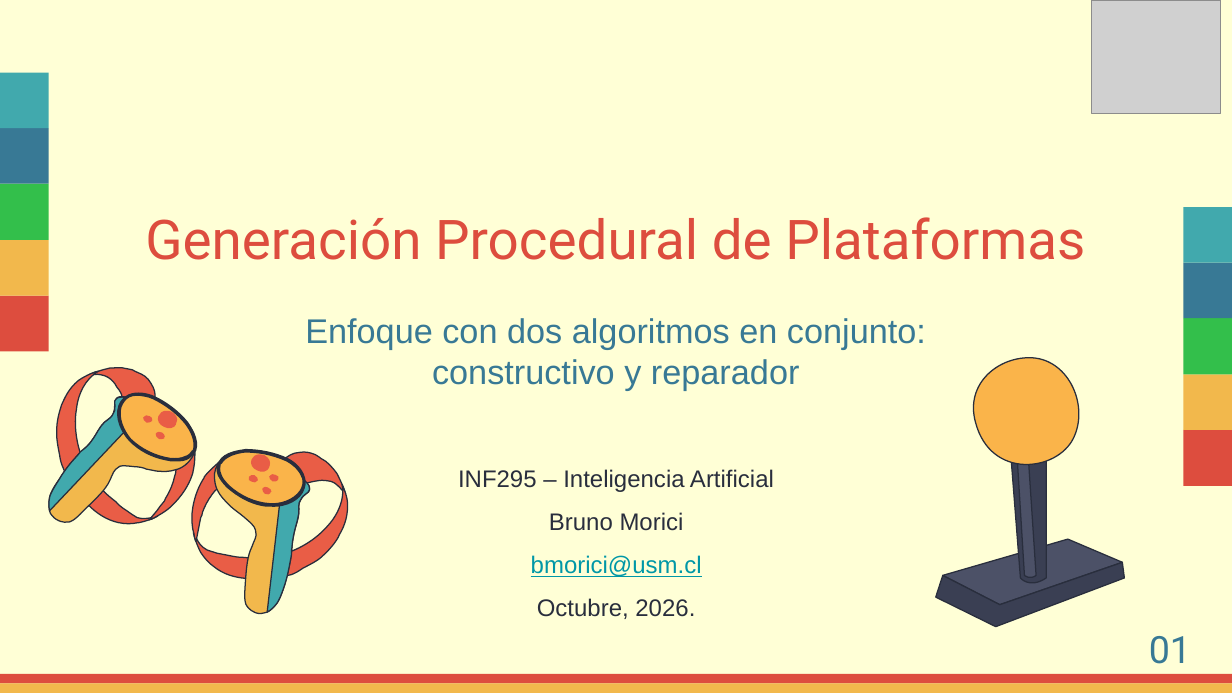
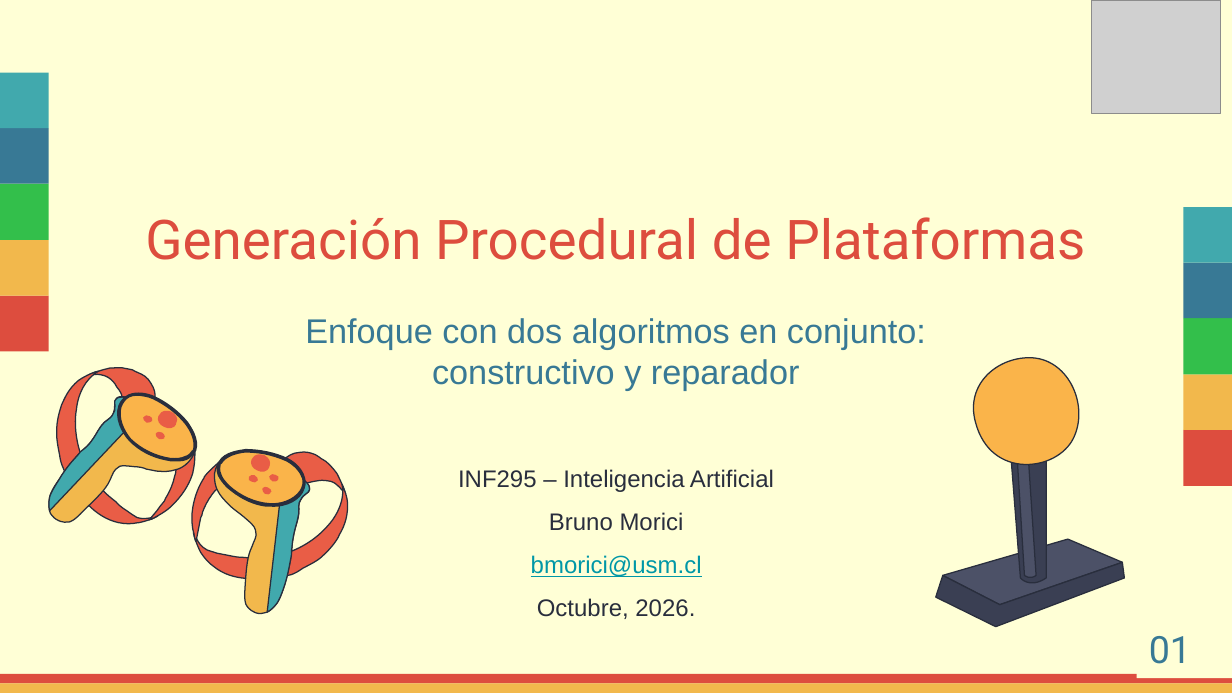
Before and after one commit to moriciii3/pcg, a slide deck: slide 1 of entrega_2/Presentación_Avance.pptx. Drawn at 1232x693 pixels with LibreOffice and Linux fonts; fonts in the diff are those of the drawing; grey boxes stand for pictures. Boxes give left, top, right and bottom in pixels: in the first picture for what was removed or moved away, otherwise in the second. Text is boxed around its words. In the diff, an @@ line names an element or a change of style, - is before the commit and + after.

```diff
--- a/entrega_2/Presentación_Avance.pptx
+++ b/entrega_2/Presentación_Avance.pptx
@@ rectangle "01": place and size @@
-rectangle "01" at <box>1149,636,1191,664</box>
+rectangle "01" at <box>1137,620,1232,678</box>
@@ rectangle "01" at <box>1137,620,1232,678</box>: fill none to #FFFFD6 @@
```
Also in this commit, not shown: 32 other slides changed, 21 slides added, 1 slide removed, 22 other files.
